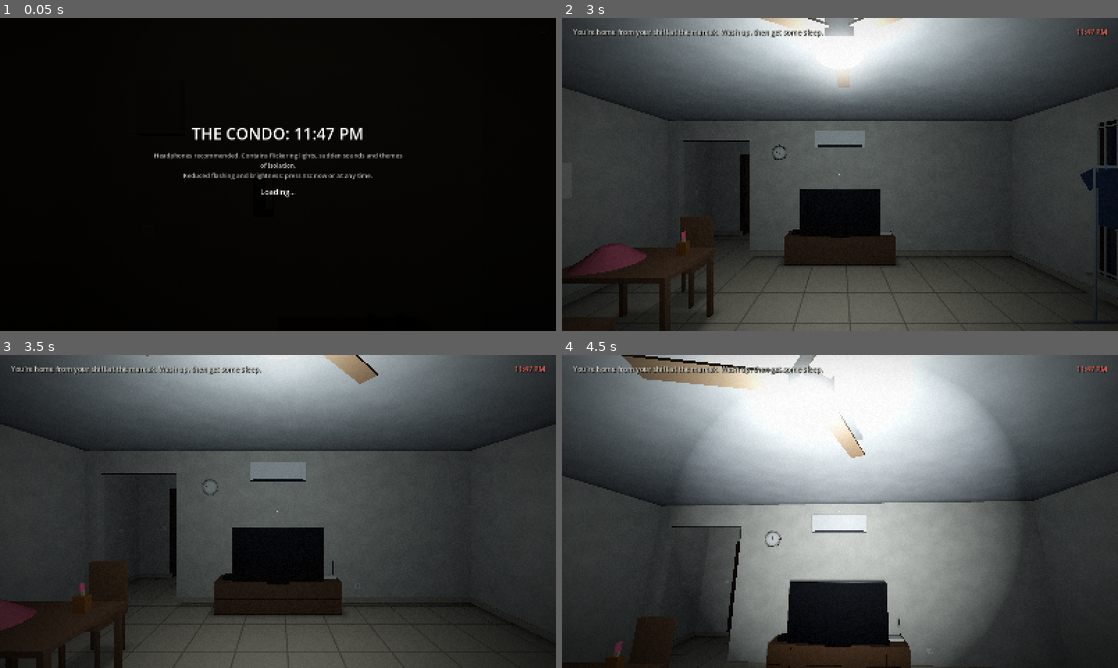
Above: before the commit, frames 1-4 (two rows, left to right).
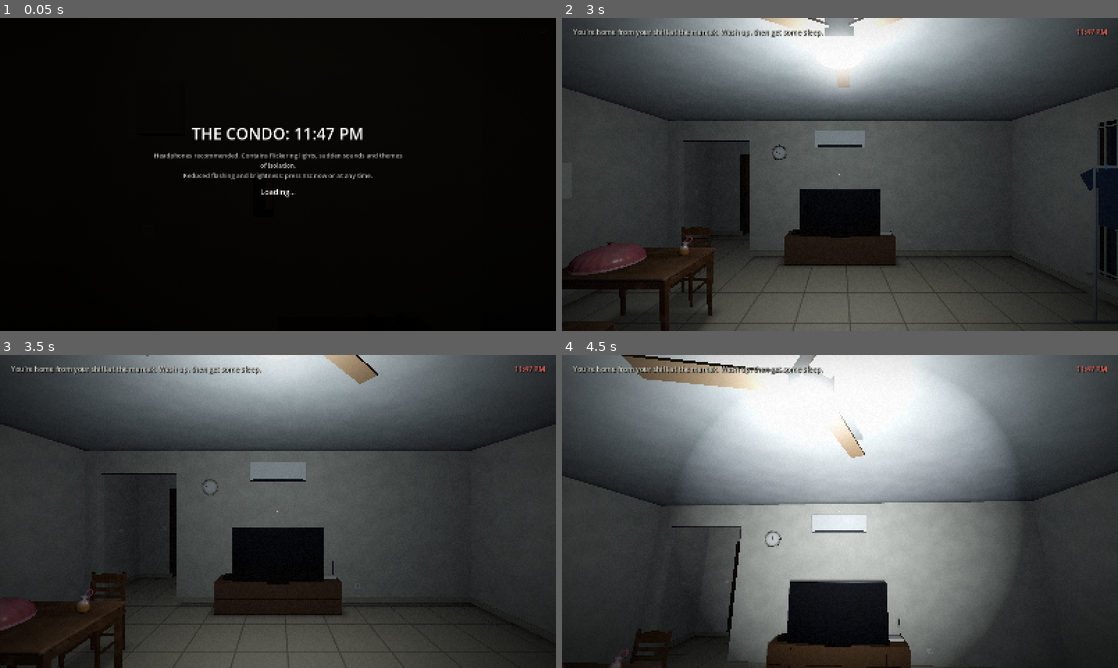
Above: after the commit, the same moments.

Repository: chengboonrong/the-condo
Game: Godot game, scene res://scenes/main.tscn
Two runs of this game, one before a commit and one after it. Both use one fixed random seed, a clock stepped at 60 frames per second and the inputs below.
Inputs (mouse positions are in pixels of both pictures, inside the frame that each line leads up to):
- Up to frame 1 (0.05 s): no input
- Up to frame 2 (3 s): tap Enter at 0.5, 2, 2.75 s; move the mouse to (962, 158) at 0.52 s; hold D (move_right) 0.53-1.28 s; hold C (crouch) 0.53-1.28 s; click (962, 158) at 0.67 s; tap Space at 1.25 s; move the mouse to (728, 190) at 1.27 s; hold S (move_back) 1.28-2.03 s; tap F (flashlight) at 1.35 s; move the mouse to (895, 105) at 2.02 s; hold D (move_right) 2.03-2.78 s; hold E (interact) 2.03-2.78 s; move the mouse to (812, 237) at 2.77 s; hold W (move_forward) from 2.78 s (still down); tap Shift (sprint) at 2.85 s; click (812, 237) at 2.92 s
- Up to frame 3 (3.5 s): keep holding W (move_forward)
- Up to frame 4 (4.5 s): keep holding W (move_forward); move the mouse to (878, 514) at 3.52 s; hold C (crouch) 3.53-4.28 s; move the mouse to (795, 508) at 4.27 s; tap F (flashlight) at 4.35 s

Frame 1 is identical in both runs. In frame 2, 0.7% of the frame differs, in the area x 0-28%, y 63-100%; in frame 3, 0.7%; in frame 4, 0.2%.

Commit message:
feat: dining table and chairs; the turned chair faces the hallway
The dining set's boxes become Blender models. dining_table: a worn rubberwood
table (seven glued boards, varnish rubbed pale along the chamfered edge, two
mug rings) with a pink plastic tudung saji at the -X end and a tied bag of teh
tarik with a pink raffia loop at the +X end (2,700 triangles, one 512 px baked
material). dining_chair: the matching ladder-back chair with an arched crest
rail (336 triangles, one 512 px baked material). The three chairs share it; the
turned one now stands at the south edge facing north, through the hallway
opening, instead of side-on, and its back collider moves with it.

The chairs' backs become COLLIDERS rows; the table keeps its solid() and every
contact shade in Decor. art/common.py gains the furniture parts (box, post,
slab) and the rubberwood material both builds use, and bake() an optional tight
island packing.

Co-Authored-By: Claude Opus 5.5 <noreply@anthropic.com>

Diff:
--- a/scripts/world/apartment_builder.gd
+++ b/scripts/world/apartment_builder.gd
@@ -18,12 +18,6 @@
 	[Vector3(7.7, 0.35, 9.5), Vector3(0.2, 0.7, 0.85), Color(0.27, 0.3, 0.35)],
 	[Vector3(6.5, 0.2, 7.3), Vector3(1.1, 0.4, 0.6), Color(0.45, 0.32, 0.22)],
 	[Vector3(6.5, 0.25, 4.3), Vector3(2.0, 0.5, 0.45), Color(0.4, 0.29, 0.2)],
-	[Vector3(4.5, 0.45, 6.85), Vector3(0.42, 0.06, 0.42), Color(0.45, 0.32, 0.22)],
-	[Vector3(4.5, 0.75, 7.05), Vector3(0.42, 0.55, 0.05), Color(0.45, 0.32, 0.22)],
-	[Vector3(4.5, 0.45, 5.55), Vector3(0.42, 0.06, 0.42), Color(0.45, 0.32, 0.22), {&"living_chair": &"default"}],
-	[Vector3(4.5, 0.75, 5.35), Vector3(0.42, 0.55, 0.05), Color(0.45, 0.32, 0.22), {&"living_chair": &"default"}],
-	[Vector3(3.45, 0.45, 5.2), Vector3(0.42, 0.06, 0.42), Color(0.45, 0.32, 0.22), {&"living_chair": &"turned"}],
-	[Vector3(3.65, 0.75, 5.2), Vector3(0.05, 0.55, 0.42), Color(0.45, 0.32, 0.22), {&"living_chair": &"turned"}],
 	[Vector3(6.5, 2.3, 4.14), Vector3(0.95, 0.3, 0.2), Color(0.9, 0.9, 0.88)],  # aircon above the TV
 	[Vector3(6.5, 0.005, 7.5), Vector3(2.4, 0.01, 1.6), Color(0.33, 0.14, 0.12)],  # rug
 	[Vector3(2.45, 0.015, 9.6), Vector3(0.1, 0.03, 0.26), Color(0.2, 0.3, 0.6)],  # selipar by the door
@@ -58,9 +52,20 @@
 	[&"shoe_rack", &"shoe_rack", Transform3D(Basis(Vector3.UP, PI / 2), Vector3(0.25, 0, 8.0)), {}],
 	[&"shoes_on_rack", &"work_shoes", Transform3D(Basis(Vector3.UP, -PI / 2), Vector3(0.29, 0.6, 7.8)), {&"entrance_shoes": &"default"}],
 	[&"shoes_moved", &"work_shoes", Transform3D(Basis(Vector3.UP, PI / 2), Vector3(2.3, 0, 8.5)), {&"entrance_shoes": &"moved"}],
+	# Living room: the dining table, with the tudung saji and the teh tarik on it, and its three chairs. The turned
+	# one stands at the south edge facing north, through the hallway opening, away from the table.
+	[&"dining_table", &"dining_table", Transform3D(Basis(), Vector3(4.5, 0, 6.2)), {}],
+	[&"chair_north", &"dining_chair", Transform3D(Basis(Vector3.UP, PI), Vector3(4.5, 0, 6.85)), {}],
+	[&"chair_south", &"dining_chair", Transform3D(Basis(), Vector3(4.5, 0, 5.55)), {&"living_chair": &"default"}],
+	[&"chair_turned", &"dining_chair", Transform3D(Basis(Vector3.UP, PI), Vector3(3.45, 0, 5.2)), {&"living_chair": &"turned"}],
 ]
-# Collision for furniture a model draws: [center, size, requires]. A colliding PROPS entry with no mesh.
-const COLLIDERS: Array[Array] = []
+# Collision for furniture a model draws: [center, size, requires]. A colliding PROPS entry with no mesh. The chairs'
+# seats are too thin to collide; their backs do. The table's is Decor's.
+const COLLIDERS: Array[Array] = [
+	[Vector3(4.5, 0.75, 7.05), Vector3(0.42, 0.55, 0.05), {}],
+	[Vector3(4.5, 0.75, 5.35), Vector3(0.42, 0.55, 0.05), {&"living_chair": &"default"}],
+	[Vector3(3.45, 0.75, 5.4), Vector3(0.42, 0.55, 0.05), {&"living_chair": &"turned"}],
+]
 
 # Interactables: id, pos, size, prompt, title, text, requires. Story-driven objects have no text.
 const OBJECTS := [
--- a/scripts/world/decor.gd
+++ b/scripts/world/decor.gd
@@ -413,22 +413,11 @@
 	_socket(Vector3(7.9, 0.3, 4.075), Vector3.BACK)
 	_socket(Vector3(9.0, 0.3, 9.925), Vector3.FORWARD)
 	_clock(Vector3(5.3, 2.05, 4.075))
-	# Dining table, with tonight's teh tarik still in its bag and the food cover over something.
-	box(Vector3(4.5, 0.74, 6.2), Vector3(1.1, 0.04, 0.75), WOOD)
-	for x: float in [4.0, 5.0]:
-		for z: float in [5.88, 6.52]:
-			box(Vector3(x, 0.36, z), Vector3(0.05, 0.72, 0.05), WOOD)
+	# Dining table (a model, with tonight's teh tarik still in its bag and the food cover over something): its collision
+	# and shadow. The chairs are models too; they get their shadows here (the turned chair is a variant, so is its shadow).
 	solid(Vector3(4.5, 0.38, 6.2), Vector3(1.1, 0.76, 0.75))
 	foot(Vector3(4.5, 0, 6.2), Vector2(0.5, 0.33), 0.4)
-	cylinder(Vector3(4.25, 0.76, 6.25), 0.27, 0.17, Color(0.72, 0.36, 0.42), Look.GLOSS, {}, 0.07)
-	box(Vector3(4.82, 0.83, 6.05), Vector3(0.1, 0.14, 0.07), Color(0.52, 0.33, 0.18), Look.GLOSS)
-	box(Vector3(4.82, 0.92, 6.05), Vector3(0.025, 0.04, 0.02), Color(0.7, 0.62, 0.5), Look.GLOSS)
-	box(Vector3(4.82, 0.97, 6.05), Vector3(0.004, 0.07, 0.05), Color(0.9, 0.35, 0.5))  # raffia loop
-	# Chairs: legs, and their own shadows (the turned chair is a variant, so are its legs).
 	for c: Array in [[Vector3(4.5, 0, 6.85), {}], [Vector3(4.5, 0, 5.55), {&"living_chair": &"default"}], [Vector3(3.45, 0, 5.2), {&"living_chair": &"turned"}]]:
-		for dx: float in [-0.18, 0.18]:
-			for dz: float in [-0.18, 0.18]:
-				box(c[0] + Vector3(dx, 0.21, dz), Vector3(0.035, 0.42, 0.035), Color(0.4, 0.28, 0.2), Look.MATTE, c[1])
 		foot(c[0], Vector2(0.18, 0.18), 0.35, c[1])
 	# Laundry by the window: a T-shirt, the mamak apron, a towel. In the dark they are the right height.
 	box(Vector3(9.3, 0.85, 6.0), Vector3(0.025, 1.7, 0.025), STEEL, Look.GLOSS)
--- a/tests/integration/test_models.gd
+++ b/tests/integration/test_models.gd
@@ -2,11 +2,13 @@
 ## The Blender models: their budgets, where they stand, their variants, the shader warm-up and the clock.
 
 # Triangles each model may have. Each object task adds its ids.
-const TRIS := {&"wall_clock": 1500, &"work_shoes": 2000, &"shoe_rack": 2000}
+const TRIS := {&"wall_clock": 1500, &"work_shoes": 2000, &"shoe_rack": 2000, &"dining_table": 6000, &"dining_chair": 2500}
 # Floor footprints: node name -> [centre x, centre z, size x, size z] of the collider it replaces.
 const FOOTPRINTS := {
 	&"shoe_rack": [0.25, 8.0, 0.4, 1.0],
 	&"shoes_moved": [2.3, 8.5, 0.28, 0.32],
+	&"dining_table": [4.5, 6.2, 1.1, 0.75],
+	&"chair_turned": [3.45, 5.2, 0.42, 0.42],
 }
 
 
@@ -70,6 +72,21 @@
 	return true
 
 
+func test_turned_chair_faces_the_hallway() -> bool:
+	var main := await _main()
+	WorldState.set_variant(&"living_chair", &"turned")
+	await tree.process_frame
+	var chair: Node3D = main.builder.models[&"chair_turned"]
+	check(chair.global_basis.z.dot(Vector3.FORWARD) > 0.95, "its front points north, through the hallway opening")
+	var backs := ApartmentBuilder.COLLIDERS.filter(func(c: Array) -> bool: return c[2] == {&"living_chair": &"turned"})
+	eq(backs.size(), 1, "one collider for the turned chair's back")
+	for back: Array in backs:
+		check(back[0].z > 5.3, "its back is on the south side")
+	WorldState.set_variant(&"living_chair", &"default")
+	main.queue_free()
+	return true
+
+
 func test_models_follow_their_variants() -> bool:
 	var main := await _main()
 	for m: Array in ApartmentBuilder.MODELS:
Binary file added: art/dining_chair/DiningChair_color.png
Binary file added: art/dining_chair/DiningChair_normal.png
Binary file added: art/dining_chair/DiningChair_roughness_metallic.png
Binary file added: art/dining_table/DiningTable_color.png
Binary file added: art/dining_table/DiningTable_normal.png
Binary file added: art/dining_table/DiningTable_roughness_metallic.png
Binary file added: assets/models/dining_chair.glb
Not shown, added: assets/models/dining_chair.glb.import
Binary file added: assets/models/dining_chair_DiningChair_color.png
Not shown, added: assets/models/dining_chair_DiningChair_color.png.import
Binary file added: assets/models/dining_chair_DiningChair_normal.png
Not shown, added: assets/models/dining_chair_DiningChair_normal.png.import
(and 12 more such lines)
